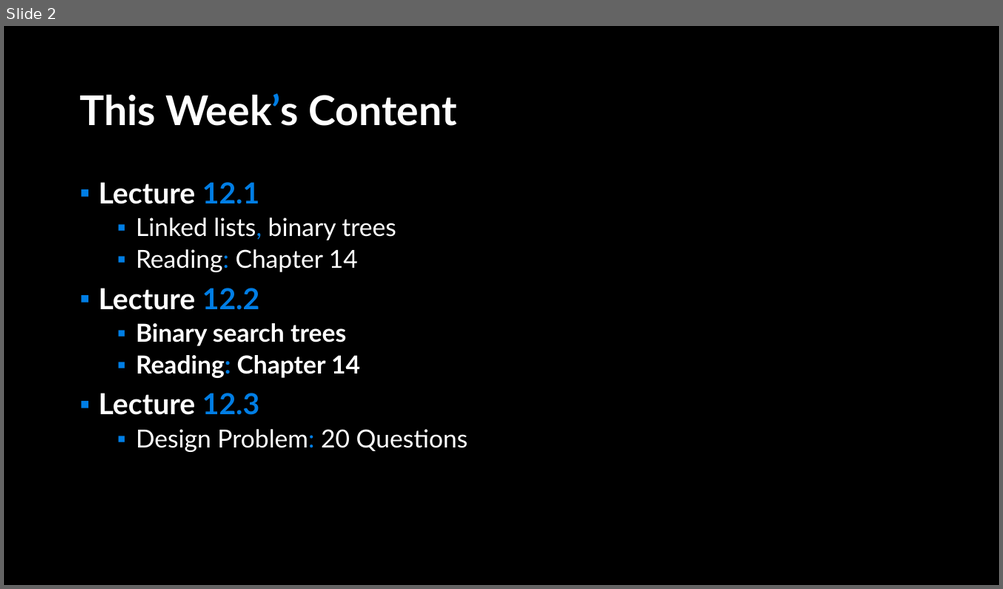
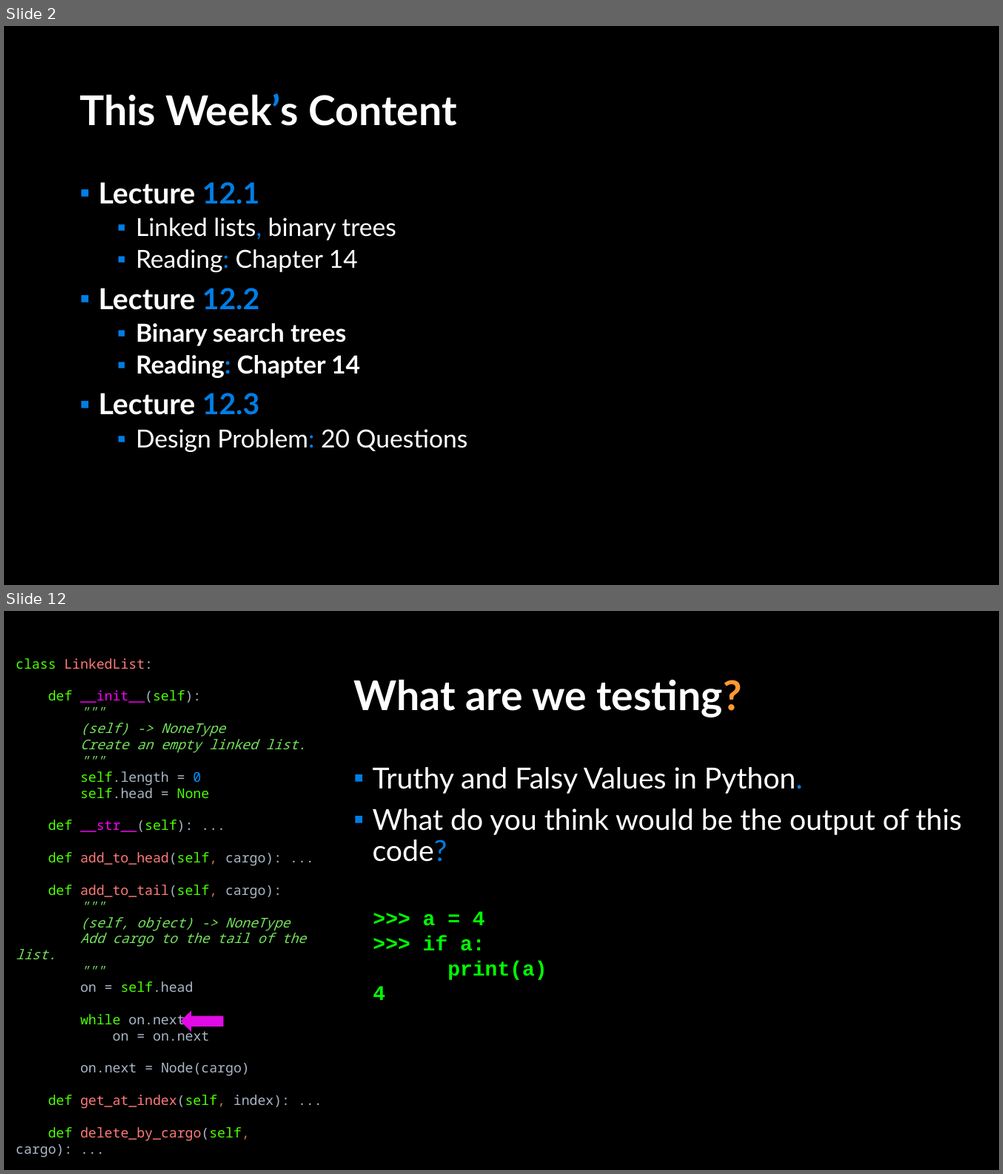
Before and after one commit to APS106/APS106-winter-2022-material, a slide deck: lectures/week12/lecture2/slides/week12_lecture2.pptx. Shown one above the other, each under a label of ours: slide 2 before the commit, slides 2 and 12 after it; the slides between them are not shown. The pictures are 1003x589 and 1003x1174 pixels, drawn with LibreOffice and Linux fonts; fonts in the diff are those of the drawing; background and template pictures are left out. Boxes give left, top, right and bottom in pixels: in the first picture for what was removed or moved away, otherwise in the second. Text is boxed around its words. In the diff, an @@ line names an element or a change of style, - is before the commit and + after.

```diff
--- a/lectures/week12/lecture2/slides/week12_lecture2.pptx
+++ b/lectures/week12/lecture2/slides/week12_lecture2.pptx
@@ slide 12 added at (4,611,999,1170), background picture (left out) @@
@@ text added at (16,658,307,1158), 13 pt, text #A9B7C6 @@
+class LinkedList:
+def __init__(self):
+"""
+(self) -> NoneType
+Create an empty linked list.
+"""
+self.length = 0
+self.head = None
+def __str__(self): ...
+def add_to_head(self, cargo): ...
+def add_to_tail(self, cargo):
+"""
+(self, object) -> NoneType
+Add cargo to the tail of the list.
+"""
+on = self.head
+while on.next:
+on = on.next
+on.next = Node(cargo)
+def get_at_index(self, index): ...
+def delete_by_cargo(self, cargo): ...
@@ title added at (353,679,741,718), 39.6 pt, text #FFFFFF, bold @@
+What are we testing?
@@ text added at (373,767,962,862), 28 pt, text #FFFFFF @@
+▪ Truthy and Falsy Values in Python.
+▪ What do you think would be the output of this code?
@@ text added at (373,911,547,1000), 20 pt, text #00FF00, bold @@
+>>> a = 4
+>>> if a:
+print(a)
+4
@@ right arrow added at (181,1011,223,1033), fill #E00BE5 @@
```
Also in this commit, not shown: 2 slides changed, 25 other slides added, 3 other files.
